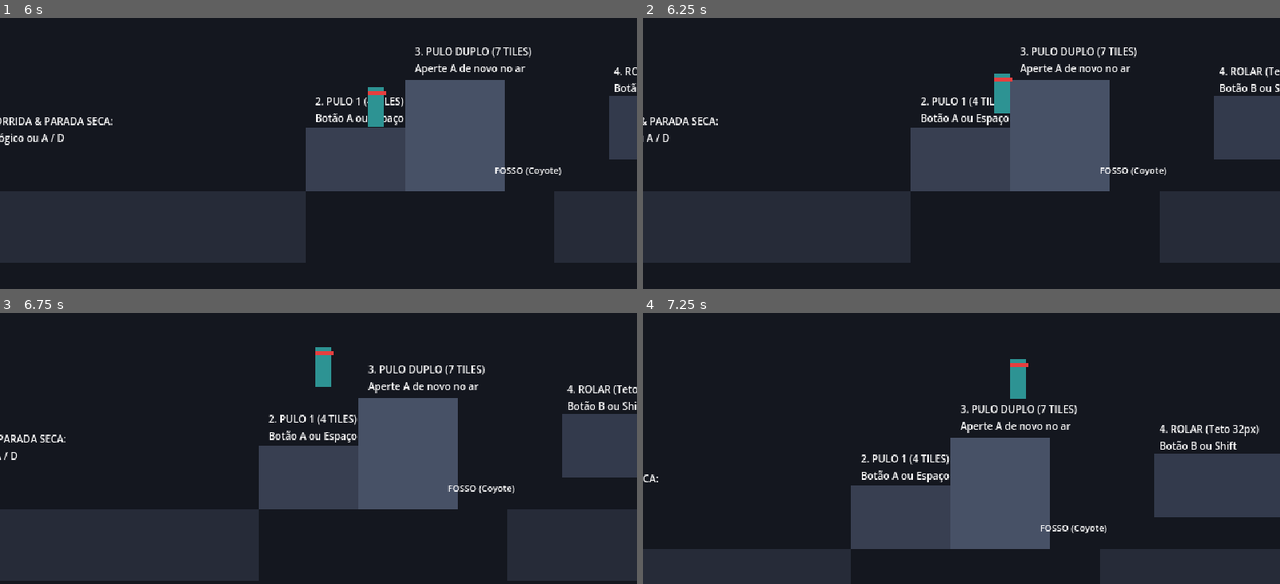
Above: before the commit, frames 1-4 (two rows, left to right).
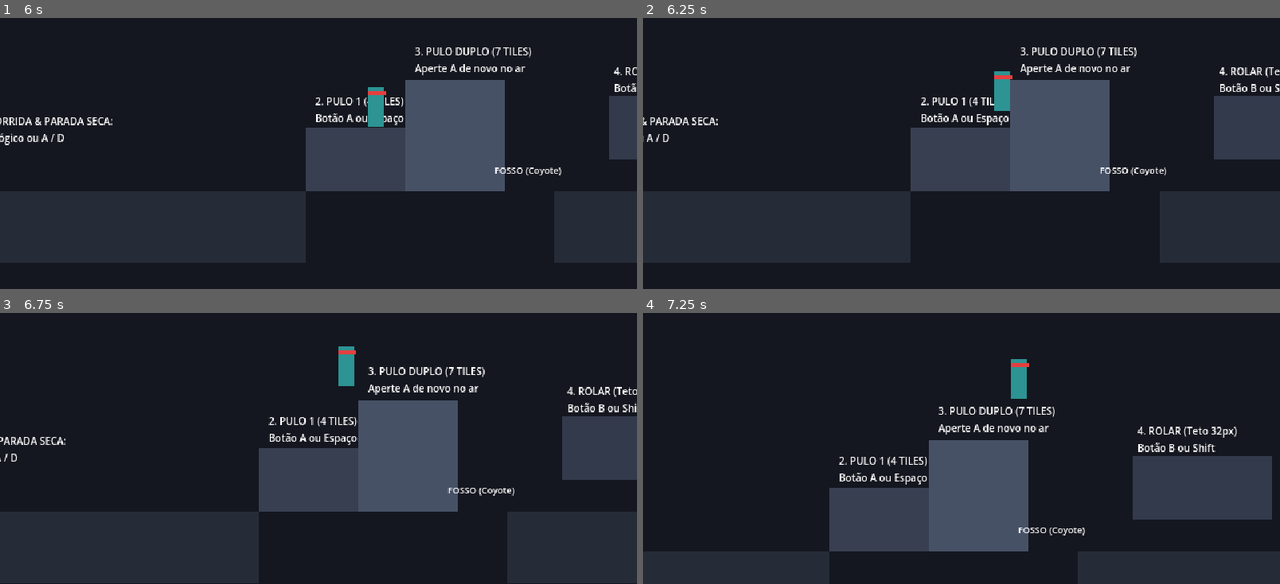
Above: after the commit, the same moments.

Repository: Theadrill/Godot-Roguelike-Prototype
Game: Godot game, scene res://src/world/movement_gym.tscn
Same seed, same stepped clock (60 frames per second), same inputs: the game is played once before the commit and once after it.
Inputs (mouse positions are in pixels of both pictures, inside the frame that each line leads up to):
- Up to frame 1 (6 s): tap A (move_left) at 0.5, 1.25, 2 s; move the mouse to (286, 180) at 0.52 s; hold D (move_right) 0.53-2.03 s; tap Space (jump) at 0.6, 0.77, 1.07, 1.52, 1.55, 1.82, 2.3, 3.02, 3.05, 3.32, 3.77, 3.8, 4.07, 4.35, 4.52, 4.82, 5.3 s; click (286, 180) at 0.67 s; move the mouse to (509, 164) at 1.27 s; click (509, 164) at 1.35 s; move the mouse to (127, 55) at 2.02 s; hold A (move_left) 2.03-4.28 s; right-click (127, 55) at 2.1 s; move the mouse to (350, 110) at 2.77 s; tap Shift (roll) at 2.85 s; click (350, 110) at 2.92 s; move the mouse to (222, 20) at 3.52 s; tap R at 3.6 s; move the mouse to (458, 91) at 4.27 s; hold D (move_right) from 4.28 s (still down); move the mouse to (191, 129) at 5.02 s; click (191, 129) at 5.1 s; move the mouse to (382, 31) at 5.77 s; right-click (382, 31) at 5.85 s
- Up to frame 2 (6.25 s): keep holding D (move_right); tap Space (jump) at 6.02, 6.05 s
- Up to frame 3 (6.75 s): keep holding D (move_right); tap Space (jump) at 6.32 s; move the mouse to (286, 475) at 6.52 s; tap Shift (roll) at 6.6 s
- Up to frame 4 (7.25 s): keep holding D (move_right); tap Space (jump) at 6.77, 6.8, 7.07 s

Frame 1 is identical in both runs. In frame 2, less than 0.1% of the frame differs, in the area x 55-58%, y 19-36%; in frame 3, 4.6%; in frame 4, 8.3%, in the area x 0-100%, y 17-100%.

Commit message:
fix(movement): ensure instant wall-latch and zero out upward momentum during wall jumps and slides

Diff:
--- a/src/entities/player/states/jump_state.gd
+++ b/src/entities/player/states/jump_state.gd
@@ -18,12 +18,13 @@
 		state_machine.transition_to("roll")
 		return
 
-	# Wall slide check: only allows opposite wall to prevent single-wall climbing
+	# Wall slide check: latch onto wall immediately when touching
 	if player.is_on_wall_only():
 		var wall_norm: float = signf(player.get_wall_normal().x)
 		if wall_norm != player.last_wall_jump_normal_x:
 			var move_dir: float = Input.get_axis("move_left", "move_right")
-			if signf(move_dir) == -wall_norm:
+			# Allow latching if pressing toward wall or neutral
+			if signf(move_dir) == -wall_norm or abs(move_dir) < 0.2:
 				state_machine.transition_to("wallslide")
 				return
 
--- a/src/entities/player/states/wall_jump_state.gd
+++ b/src/entities/player/states/wall_jump_state.gd
@@ -4,14 +4,14 @@
 var player: Player
 var wall_normal: Vector2 = Vector2.ZERO
 var input_lock_timer: float = 0.0
-const INPUT_LOCK_DURATION: float = 0.18
+const INPUT_LOCK_DURATION: float = 0.12
 
 func enter() -> void:
 	player = character as Player
 	wall_normal = player.get_wall_normal()
 
 	# Record wall normal so the player cannot immediately re-grab the same wall
-	player.last_wall_jump_normal_x = sign(wall_normal.x)
+	player.last_wall_jump_normal_x = signf(wall_normal.x)
 
 	# Firm kick away from the wall
 	player.velocity.x = wall_normal.x * player.wall_jump_horizontal
@@ -22,11 +22,15 @@
 func physics_update(delta: float) -> void:
 	input_lock_timer -= delta
 
-	# While input is locked, preserve the outward momentum
-	if input_lock_timer > 0.0:
-		pass
-	else:
-		# Player can steer after initial arc
+	# Once initial outward kick is delivered, check if we hit the opposite wall to stick!
+	if input_lock_timer <= 0.0 and player.is_on_wall_only():
+		var current_wall_norm: float = signf(player.get_wall_normal().x)
+		if current_wall_norm != player.last_wall_jump_normal_x:
+			state_machine.transition_to("wallslide")
+			return
+
+	# Air steering after input lock expires
+	if input_lock_timer <= 0.0:
 		var direction := Input.get_axis("move_left", "move_right")
 		if direction != 0.0:
 			player.update_facing(direction)
--- a/src/entities/player/states/wall_slide_state.gd
+++ b/src/entities/player/states/wall_slide_state.gd
@@ -7,9 +7,8 @@
 	player = character as Player
 	player.can_double_jump = true
 
-	# Zero out upward velocity immediately so player sticks to the wall without sliding up
-	if player.velocity.y < 0.0:
-		player.velocity.y = 0.0
+	# Zero out velocity completely on entry so player sticks to the wall immediately!
+	player.velocity = Vector2.ZERO
 
 func physics_update(delta: float) -> void:
 	if player.is_on_floor():
@@ -20,10 +19,11 @@
 		state_machine.transition_to("fall")
 		return
 
-	# If player releases the directional towards the wall, let go
-	var wall_dir := -player.get_wall_normal().x
-	var input_dir := Input.get_axis("move_left", "move_right")
-	if signf(input_dir) != signf(wall_dir):
+	var wall_norm: float = signf(player.get_wall_normal().x)
+	var input_dir: float = Input.get_axis("move_left", "move_right")
+
+	# If player explicitly steers AWAY from the wall, let go
+	if signf(input_dir) == wall_norm and abs(input_dir) > 0.2:
 		state_machine.transition_to("fall")
 		return
 
@@ -33,6 +33,8 @@
 		state_machine.transition_to("walljump")
 		return
 
-	# Sliding down with clamped speed
-	player.velocity.y = move_toward(player.velocity.y, player.wall_slide_speed, (player.gravity * 0.8) * delta)
+	# Maintain slight pressure towards wall to keep is_on_wall reliable in Godot 4
+	player.velocity.x = -wall_norm * 15.0
+	# Slide down smoothly with clamped speed
+	player.velocity.y = move_toward(player.velocity.y, player.wall_slide_speed, (player.gravity * 0.5) * delta)
 	player.move_and_slide()
--- a/src/world/movement_gym.tscn
+++ b/src/world/movement_gym.tscn
@@ -20,6 +20,9 @@
 [sub_resource type="RectangleShape2D" id="RectangleShape2D_ground3"]
 size = Vector2(400, 72)
 
+[sub_resource type="RectangleShape2D" id="RectangleShape2D_mid_platform"]
+size = Vector2(120, 20)
+
 [sub_resource type="RectangleShape2D" id="RectangleShape2D_wall_left"]
 size = Vector2(32, 160)
 
@@ -29,97 +32,96 @@
 [sub_resource type="RectangleShape2D" id="RectangleShape2D_balcony"]
 size = Vector2(120, 20)
 
-[sub_resource type="RectangleShape2D" id="RectangleShape2D_mid_platform"]
-size = Vector2(120, 20)
+[node name="MovementGym" type="Node2D" unique_id=650259206]
+position = Vector2(8, 24)
 
-[node name="MovementGym" type="Node2D"]
-
-[node name="Environment" type="StaticBody2D" parent="."]
+[node name="Environment" type="StaticBody2D" parent="." unique_id=479161105]
 collision_mask = 0
 
-[node name="Ground1_Col" type="CollisionShape2D" parent="Environment"]
+[node name="Ground1_Col" type="CollisionShape2D" parent="Environment" unique_id=677030247]
 position = Vector2(150, 324)
 shape = SubResource("RectangleShape2D_ground1")
 
-[node name="Ground1_Vis" type="Polygon2D" parent="Environment"]
+[node name="Ground1_Vis" type="Polygon2D" parent="Environment" unique_id=1361034921]
 color = Color(0.15, 0.17, 0.22, 1)
 polygon = PackedVector2Array(-50, 288, 350, 288, 350, 360, -50, 360)
 
-[node name="Step4_Col" type="CollisionShape2D" parent="Environment"]
+[node name="Step4_Col" type="CollisionShape2D" parent="Environment" unique_id=1270975954]
 position = Vector2(400, 256)
 shape = SubResource("RectangleShape2D_step_4tiles")
 
-[node name="Step4_Vis" type="Polygon2D" parent="Environment"]
+[node name="Step4_Vis" type="Polygon2D" parent="Environment" unique_id=876480704]
 color = Color(0.22, 0.25, 0.32, 1)
 polygon = PackedVector2Array(350, 224, 450, 224, 450, 288, 350, 288)
 
-[node name="Step7_Col" type="CollisionShape2D" parent="Environment"]
+[node name="Step7_Col" type="CollisionShape2D" parent="Environment" unique_id=2136897261]
 position = Vector2(500, 232)
 shape = SubResource("RectangleShape2D_step_7tiles")
 
-[node name="Step7_Vis" type="Polygon2D" parent="Environment"]
+[node name="Step7_Vis" type="Polygon2D" parent="Environment" unique_id=1976320532]
 color = Color(0.28, 0.32, 0.4, 1)
 polygon = PackedVector2Array(450, 176, 550, 176, 550, 288, 450, 288)
 
-[node name="Ground2_Col" type="CollisionShape2D" parent="Environment"]
+[node name="Ground2_Col" type="CollisionShape2D" parent="Environment" unique_id=28844364]
 position = Vector2(725, 324)
 shape = SubResource("RectangleShape2D_ground2")
 
-[node name="Ground2_Vis" type="Polygon2D" parent="Environment"]
+[node name="Ground2_Vis" type="Polygon2D" parent="Environment" unique_id=196877385]
 color = Color(0.15, 0.17, 0.22, 1)
 polygon = PackedVector2Array(600, 288, 850, 288, 850, 360, 600, 360)
 
-[node name="LowCeiling_Col" type="CollisionShape2D" parent="Environment"]
+[node name="LowCeiling_Col" type="CollisionShape2D" parent="Environment" unique_id=1433940830]
 position = Vector2(725, 224)
 shape = SubResource("RectangleShape2D_ceiling")
 
-[node name="LowCeiling_Vis" type="Polygon2D" parent="Environment"]
+[node name="LowCeiling_Vis" type="Polygon2D" parent="Environment" unique_id=1564603603]
 color = Color(0.2, 0.23, 0.3, 1)
 polygon = PackedVector2Array(655, 192, 795, 192, 795, 256, 655, 256)
 
-[node name="Ground3_Col" type="CollisionShape2D" parent="Environment"]
+[node name="Ground3_Col" type="CollisionShape2D" parent="Environment" unique_id=705596450]
 position = Vector2(1100, 324)
 shape = SubResource("RectangleShape2D_ground3")
 
-[node name="Ground3_Vis" type="Polygon2D" parent="Environment"]
+[node name="Ground3_Vis" type="Polygon2D" parent="Environment" unique_id=1147777208]
 color = Color(0.15, 0.17, 0.22, 1)
 polygon = PackedVector2Array(900, 288, 1300, 288, 1300, 360, 900, 360)
 
-[node name="MidPlatform_Col" type="CollisionShape2D" parent="Environment"]
-position = Vector2(895, 201)
+[node name="MidPlatform_Col" type="CollisionShape2D" parent="Environment" unique_id=135090848]
+position = Vector2(908, 158)
 shape = SubResource("RectangleShape2D_mid_platform")
 
-[node name="MidPlatform_Vis" type="Polygon2D" parent="Environment"]
+[node name="MidPlatform_Vis" type="Polygon2D" parent="Environment" unique_id=2047186042]
+position = Vector2(13, -43)
 color = Color(0.2, 0.45, 0.55, 1)
 polygon = PackedVector2Array(835, 191, 955, 191, 955, 211, 835, 211)
 
-[node name="WallLeft_Col" type="CollisionShape2D" parent="Environment"]
+[node name="WallLeft_Col" type="CollisionShape2D" parent="Environment" unique_id=1651596590]
 position = Vector2(1016, 148)
 shape = SubResource("RectangleShape2D_wall_left")
 
-[node name="WallLeft_Vis" type="Polygon2D" parent="Environment"]
+[node name="WallLeft_Vis" type="Polygon2D" parent="Environment" unique_id=1514652002]
 color = Color(0.2, 0.23, 0.3, 1)
 polygon = PackedVector2Array(1000, 68, 1032, 68, 1032, 228, 1000, 228)
 
-[node name="WallRight_Col" type="CollisionShape2D" parent="Environment"]
+[node name="WallRight_Col" type="CollisionShape2D" parent="Environment" unique_id=113246179]
 position = Vector2(1096, 178)
 shape = SubResource("RectangleShape2D_wall_right")
 
-[node name="WallRight_Vis" type="Polygon2D" parent="Environment"]
+[node name="WallRight_Vis" type="Polygon2D" parent="Environment" unique_id=77798678]
 color = Color(0.2, 0.23, 0.3, 1)
 polygon = PackedVector2Array(1080, 68, 1112, 68, 1112, 288, 1080, 288)
 
-[node name="Balcony_Col" type="CollisionShape2D" parent="Environment"]
+[node name="Balcony_Col" type="CollisionShape2D" parent="Environment" unique_id=873059603]
 position = Vector2(1172, 78)
 shape = SubResource("RectangleShape2D_balcony")
 
-[node name="Balcony_Vis" type="Polygon2D" parent="Environment"]
+[node name="Balcony_Vis" type="Polygon2D" parent="Environment" unique_id=289382288]
 color = Color(0.35, 0.4, 0.52, 1)
 polygon = PackedVector2Array(1112, 68, 1232, 68, 1232, 88, 1112, 88)
 
-[node name="UI_Hints" type="Node2D" parent="."]
+[node name="UI_Hints" type="Node2D" parent="." unique_id=1120056627]
 
-[node name="Hint1" type="Label" parent="UI_Hints"]
+[node name="Hint1" type="Label" parent="UI_Hints" unique_id=1766299258]
 offset_left = 20.0
 offset_top = 210.0
 offset_right = 320.0
@@ -128,7 +130,7 @@
 text = "1. CORRIDA & PARADA SECA:
 Analógico ou A / D"
 
-[node name="Hint2" type="Label" parent="UI_Hints"]
+[node name="Hint2" type="Label" parent="UI_Hints" unique_id=1001767358]
 offset_left = 360.0
 offset_top = 190.0
 offset_right = 460.0
@@ -137,7 +139,7 @@
 text = "2. PULO 1 (4 TILES)
 Botão A ou Espaço"
 
-[node name="Hint3" type="Label" parent="UI_Hints"]
+[node name="Hint3" type="Label" parent="UI_Hints" unique_id=1457428758]
 offset_left = 460.0
 offset_top = 140.0
 offset_right = 580.0
@@ -146,7 +148,7 @@
 text = "3. PULO DUPLO (7 TILES)
 Aperte A de novo no ar"
 
-[node name="Hint4" type="Label" parent="UI_Hints"]
+[node name="Hint4" type="Label" parent="UI_Hints" unique_id=490320943]
 offset_left = 540.0
 offset_top = 260.0
 offset_right = 620.0
@@ -154,7 +156,7 @@
 theme_override_font_sizes/font_size = 9
 text = "FOSSO (Coyote)"
 
-[node name="Hint5" type="Label" parent="UI_Hints"]
+[node name="Hint5" type="Label" parent="UI_Hints" unique_id=79683408]
 offset_left = 660.0
 offset_top = 160.0
 offset_right = 800.0
@@ -163,7 +165,7 @@
 text = "4. ROLAR (Teto 32px)
 Botão B ou Shift"
 
-[node name="Hint6" type="Label" parent="UI_Hints"]
+[node name="Hint6" type="Label" parent="UI_Hints" unique_id=1784241779]
 offset_left = 980.0
 offset_top = 35.0
 offset_right = 1140.0
@@ -172,10 +174,10 @@
 text = "5. WALL JUMP (CHAMINÉ)
 Quique entre as duas paredes!"
 
-[node name="Player" parent="." instance=ExtResource("1_player")]
+[node name="Player" parent="." unique_id=794960122 instance=ExtResource("1_player")]
 position = Vector2(80, 288)
 
-[node name="Camera2D" type="Camera2D" parent="Player"]
+[node name="Camera2D" type="Camera2D" parent="Player" unique_id=1090956029]
 position = Vector2(0, -20)
 position_smoothing_enabled = true
 position_smoothing_speed = 7.0
@@ -183,5 +185,3 @@
 drag_vertical_enabled = true
 drag_left_margin = 0.1
 drag_right_margin = 0.1
-drag_top_margin = 0.2
-drag_bottom_margin = 0.2
Not shown: 1 places in src/world/movement_gym.tscn that only renumber resources
